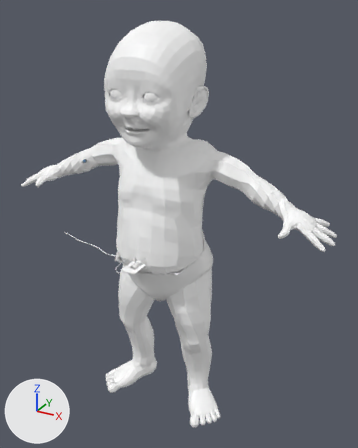
A saved change to the FBX model Assets/Models/Baby/currentBaby/baby.fbx.
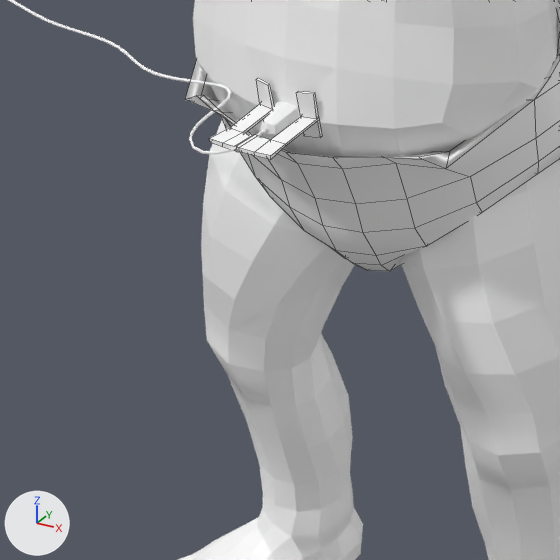
Each version appears first whole from a 50 mm camera at (0.0734, -0.1255, 0.1308) aimed at (0.0051, -0.0012, 0.0687), and next in a close-up on the part from 20% to 57% of the width and 53% to 83% of the height. Arrows for +X, +Y and +Z are at lower left; the lights stay in place. The close-ups show mesh edges as thin lines.

The older version as bpy lines, for what is in view:
```python
me_mesh_002 = bpy.data.meshes.new('Mesh.002')
me_mesh_002.from_pydata(...)  # 296 vertices, 298 faces; spans x -1.57..1.57, y -2.39..0.29, z -1.15..1.71
me_mesh_002.materials.append(mat_m_baby_kg_7_diaper_mat)  # white #ffffff
me_mesh_003 = bpy.data.meshes.new('Mesh.003')
me_mesh_003.from_pydata(...)  # 360 vertices, 352 faces; spans x -3.43..0.02, y -0.38..-0.35, z 1.02..2.45
me_mesh_003.materials.append(mat_m_baby_kg_7_baby_mat)  # its picture is missing
me_mesh_007 = bpy.data.meshes.new('Mesh.007')
me_mesh_007.from_pydata(...)  # 3856 vertices, 3844 faces; spans x -5.32..5.32, y -6.4..6.28, z -1.17..2.01
me_mesh_007.materials.append(mat_m_baby_kg_7_baby_mat)  # its picture is missing
ob_body = bpy.data.objects.new('body', me_mesh_007)
ob_body.location = (0.0, 0.0, 0.06452)
ob_body.rotation_euler = (1.571, 0.0, 0.0)  # degrees (90, 0, 0)
ob_body.scale = (0.01, 0.01, 0.01)
ob_cathetercord = bpy.data.objects.new('catheterCord', me_mesh_003)
ob_cathetercord.location = (0.0, 0.0, 0.06452)
ob_cathetercord.rotation_euler = (1.571, 0.0, 0.0)  # degrees (90, 0, 0)
ob_cathetercord.scale = (0.01, 0.01, 0.01)
ob_diaper = bpy.data.objects.new('diaper', me_mesh_002)
ob_diaper.location = (0.0, 0.0, 0.06452)
ob_diaper.rotation_euler = (1.571, 0.0, 0.0)  # degrees (90, 0, 0)
ob_diaper.scale = (0.01, 0.01, 0.01)
# also in view: 'catheterTape' at (0.0, -0.0195, 0.0612)
```
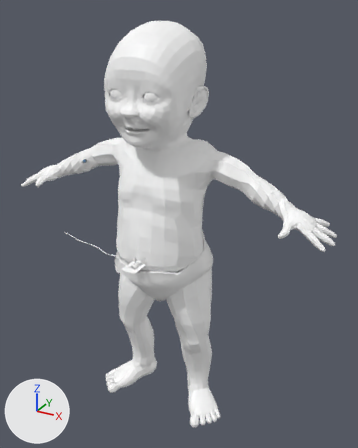
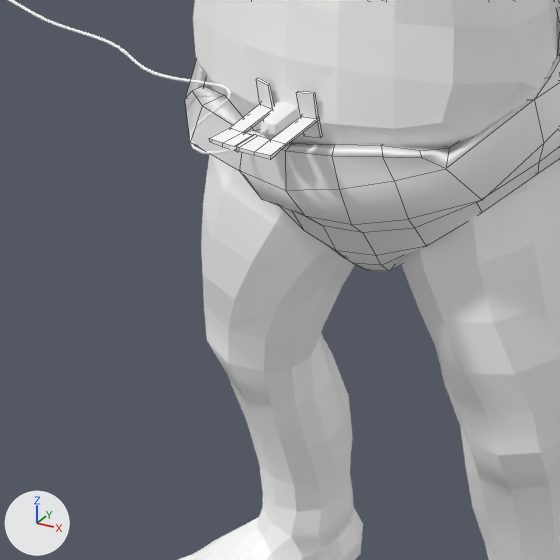
The newer file adds a shape key; the second version is drawn at full value of the shape key 'diaper1' of 'diaper', and the change is written as the vertex moves it makes.

Edits to the bpy script that builds the scene:
```text
Change me_mesh_002:
    used by ob_diaper; location = (0.0, 0.0, 0.06452); rotation_euler = (1.571, 0.0, 0.0), in degrees (90, 0, 0); scale = (0.01, 0.01, 0.01)
    remove me_mesh_002.from_pydata(...)  # 296 vertices, 298 faces; spans x -1.57..1.57, y -2.39..0.29, z -1.15..1.71
    add me_mesh_002.from_pydata(...)  # 296 vertices, 298 faces; spans x -1.57..1.57, y -2.39..0.29, z -1.15..1.74
    me_mesh_002 part 1: 34 of 296 vertices moved; they spanned x -0.96..1.42, y -1.37..-0.58, z 0.52..1.71 and now span x -0.98..1.5, y -1.37..-0.48, z 0.51..1.74; mean shift (0.0, 0.0, 0.04); largest move (-0.74, -0.69, 1.43) -> (-0.88, -0.84, 1.67)
```

Changed parts and their boxes (x1, y1, x2, y2) in the close-ups (560 x 560 px; the box of a moved part takes in the faces that stretch with it):
part 1 of me_mesh_002, moved or reshaped: before (185, 95, 560, 233); after (185, 86, 560, 233)
